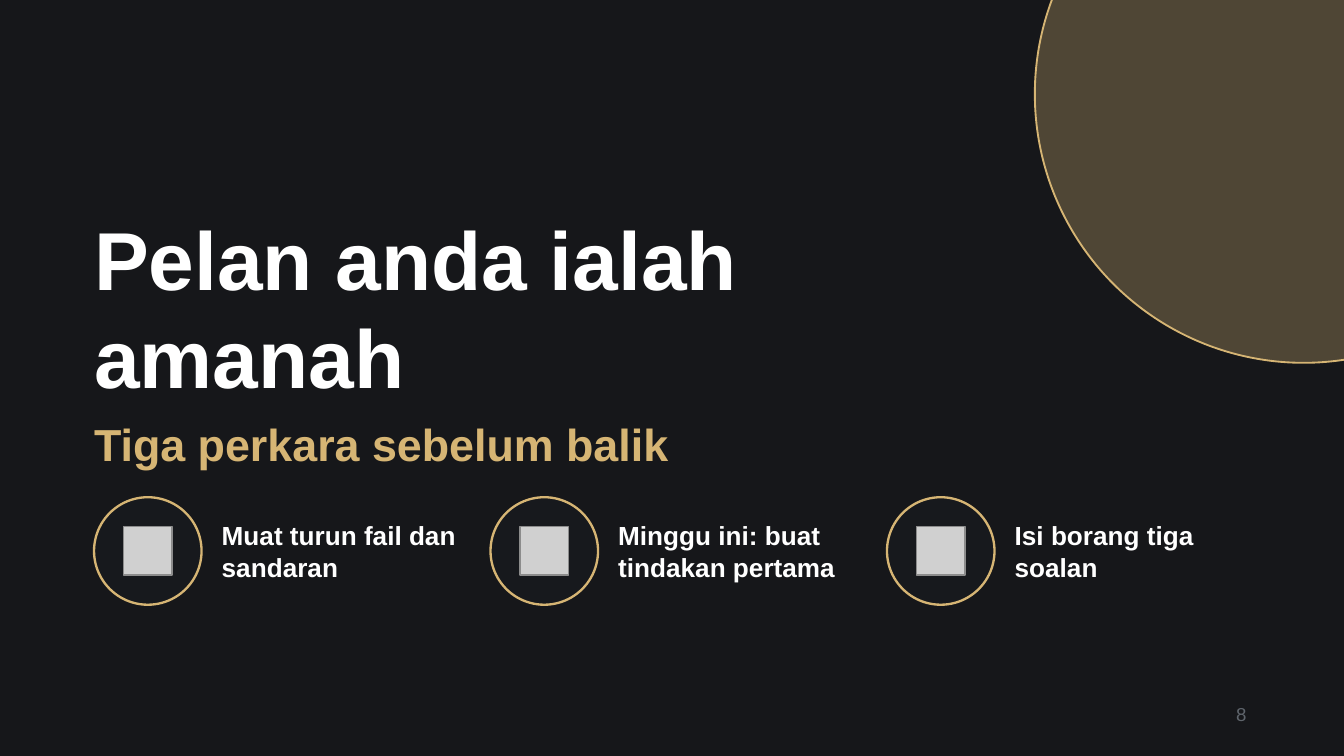
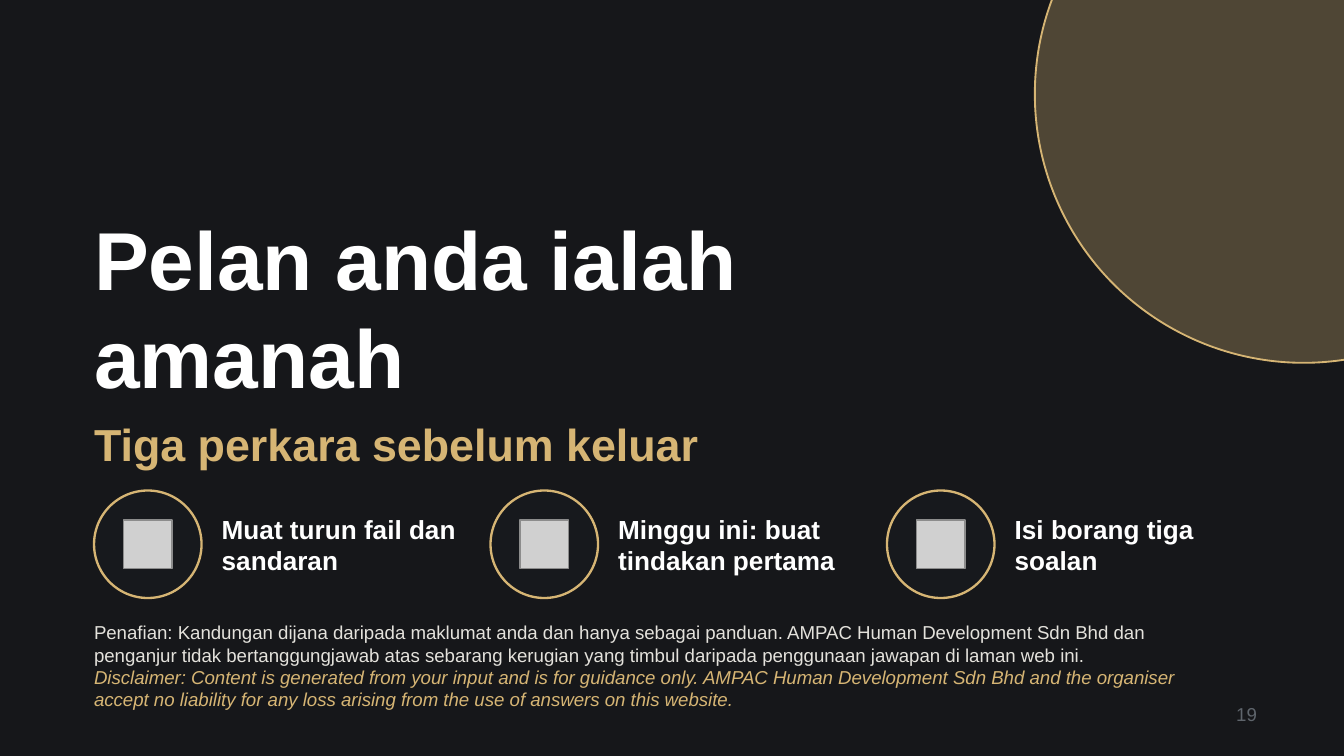
Before and after one commit to badrulsani/ampac-program, a slide deck: slide 19 of MOVE-YOUR-TEAM-Slaid-Fasilitator.pptx (slide 8 before the commit). Drawn at 1344x756 pixels with LibreOffice and Linux fonts; fonts in the diff are those of the drawing; grey boxes stand for pictures. Boxes give left, top, right and bottom in pixels: in the first picture for what was removed or moved away, otherwise in the second. Text is boxed around its words. In the diff, an @@ line names an element or a change of style, - is before the commit and + after.

```diff
--- a/MOVE-YOUR-TEAM-Slaid-Fasilitator.pptx
+++ b/MOVE-YOUR-TEAM-Slaid-Fasilitator.pptx
@@ text at box(94, 428, 698, 470): text changed @@
-Tiga perkara sebelum balik
+Tiga perkara sebelum keluar
@@ 3 pictures, 3 texts, 3 ellipses: place and size @@
-3 pictures, 3 texts, 3 ellipses at box(94, 497, 1193, 605)
+3 pictures, 3 texts, 3 ellipses at box(94, 491, 1193, 598)
@@ text added at box(94, 625, 1175, 710), 10 pt, text #E4E2DC @@
+Penafian: Kandungan dijana daripada maklumat anda dan hanya sebagai panduan. AMPAC Human Development Sdn Bhd dan penganjur tidak bertanggungjawab atas sebarang kerugian yang timbul daripada penggunaan jawapan di laman web ini.
+Disclaimer: Content is generated from your input and is for guidance only. AMPAC Human Development Sdn Bhd and the organiser accept no liability for any loss arising from the use of answers on this website.
@@ page number at box(1236, 708, 1257, 721): text changed @@
-8
+19
```
Also in this commit, not shown: 4 other slides changed, 14 slides added, 3 slides removed.
